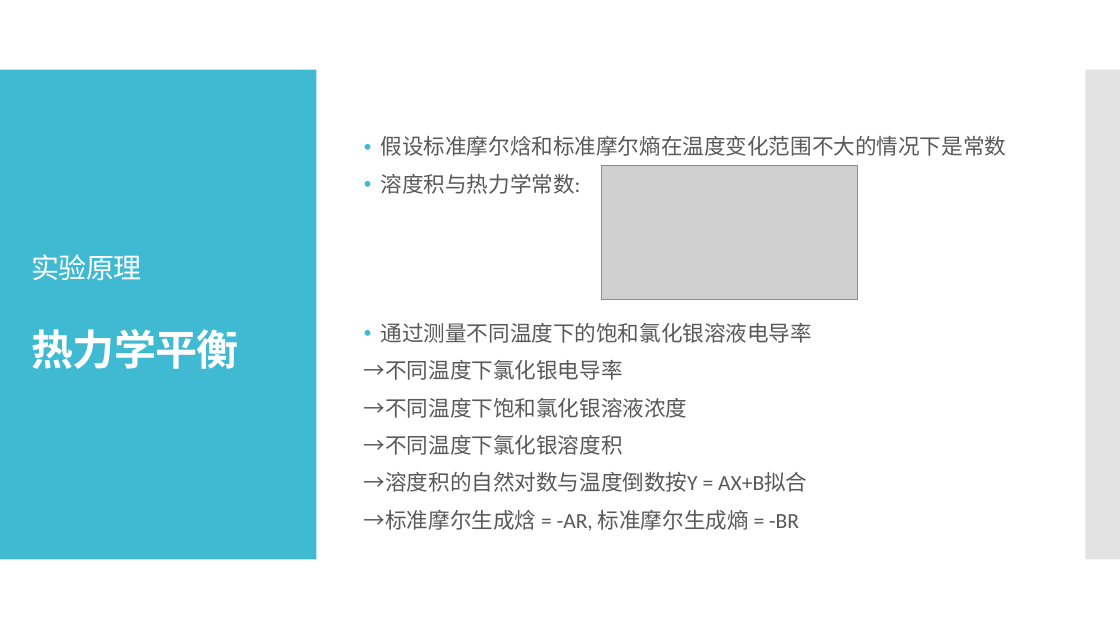
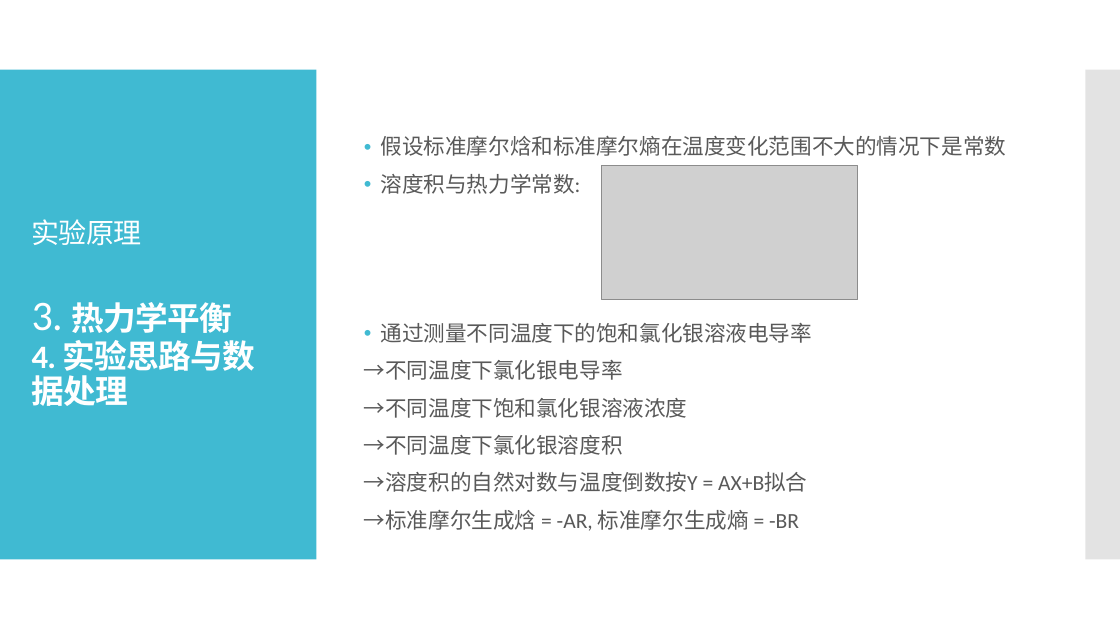
Before and after one commit to Mrqeoqqt/physical-chemistry-experiment-reports, a slide deck: slide 4 of Extend_exp_electronic_conductivity/拓展实验pre.pptx (slide 3 before the commit). Drawn at 1120x630 pixels with LibreOffice and Linux fonts; fonts in the diff are those of the drawing; grey boxes stand for pictures. Boxes give left, top, right and bottom in pixels: in the first picture for what was removed or moved away, otherwise in the second. Text is boxed around its words. In the diff, an @@ line names an element or a change of style, - is before the commit and + after.

```diff
--- a/Extend_exp_electronic_conductivity/拓展实验pre.pptx
+++ b/Extend_exp_electronic_conductivity/拓展实验pre.pptx
@@ title at <box>32,219,255,406</box>: text changed; size 36 to 28 pt @@
-实验原理
-热力学平衡
+实验原理
+3. 热力学平衡
+4. 实验思路与数据处理
```
Also in this commit, not shown: 3 other slides changed, 3 slides added, 1 other file.
